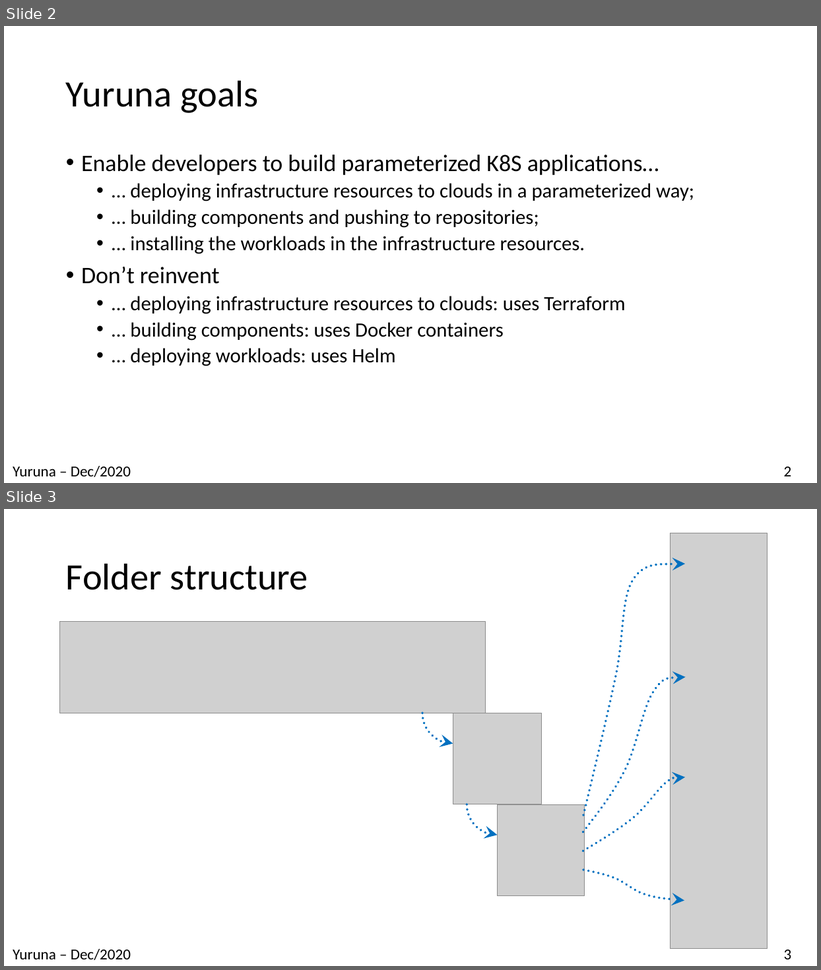
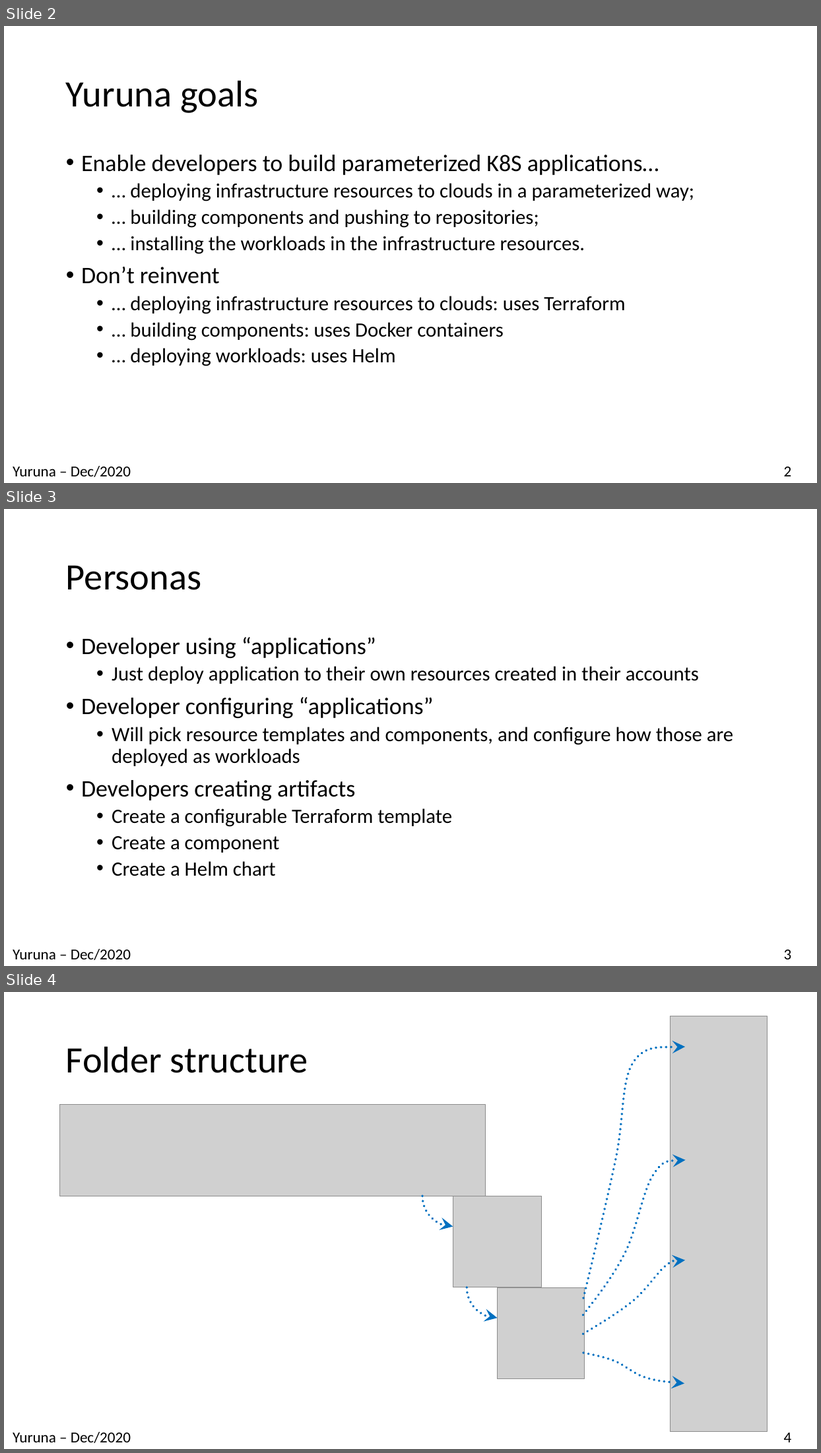
Before and after one commit to alissonsol/Archive, a slide deck: docs/yuruna.pptx. Shown one above the other, each under a label of ours: slides 2 and 3 before the commit, slides 2, 3 and 4 after it. The pictures are 821x970 and 821x1453 pixels, drawn with LibreOffice and Linux fonts; fonts in the diff are those of the drawing; grey boxes stand for pictures. Boxes give left, top, right and bottom in pixels: in the first picture for what was removed or moved away, otherwise in the second. Text is boxed around its words. In the diff, an @@ line names an element or a change of style, - is before the commit and + after.

```diff
--- a/docs/yuruna.pptx
+++ b/docs/yuruna.pptx
@@ slide 3 added at [4,509,817,966], background #FFFFFF; not listed: 2 template elements that a slide beside it also shows @@
@@ title added at [66,565,201,590], 44 pt, text #000000 @@
+Personas
@@ text added at [81,637,733,877], 24 pt, text #000000 @@
+• Developer using “applications”
+  • Just deploy application to their own resources created in their accounts
+• Developer configuring “applications”
+  • Will pick resource templates and components, and configure how those are deployed as workloads
+• Developers creating artifacts
+  • Create a configurable Terraform template
+  • Create a component
+  • Create a Helm chart
@@ what was slide 3 is now slide 4 @@
@@ page number at [784,1433,792,1443]: text changed @@
-3
+4
```
Also in this commit, not shown: 7 slides changed, 42 other files.
